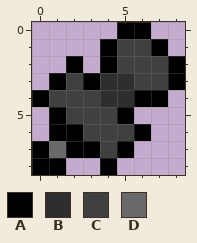
One commit to this pixel-art file: assets/sprites/pin_disabled.aseprite. Above: the version before the commit.
9x9 pixels, 1 frame.
Palette (. is transparent): A #000000  B #2e2e2e  C #404040  D #696969
Pixels before, first column x 0:
0 .....AA..
1 ....ACCA.
2 ..A.ACCCA
3 .ACABBCCA
4 ACCCBBAA.
5 .ACCCA...
6 .AACCCA..
7 ADAACA...
8 AA..A....
Once edited:
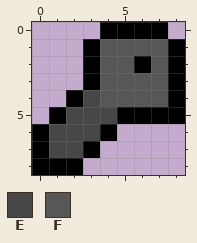
Colours new in this view: E #474747  F #575757
Commit message: Extend animation + pins
Diff:
Changed rows in their new state; - is an unchanged pixel.
first column x 0:
0 ----A--A-
1 ---AFFFFA
2 --.AFFAF-
3 -..-FFFF-
4 ..AEFFFFA
5 --EEE-AAA
6 AEEEA..--
7 -EE-..---
8 --A-.----
Boxes around the changes in both pictures, in picture pixels (x1, y1, x2, y2):
changed: (32, 22, 185, 175)
